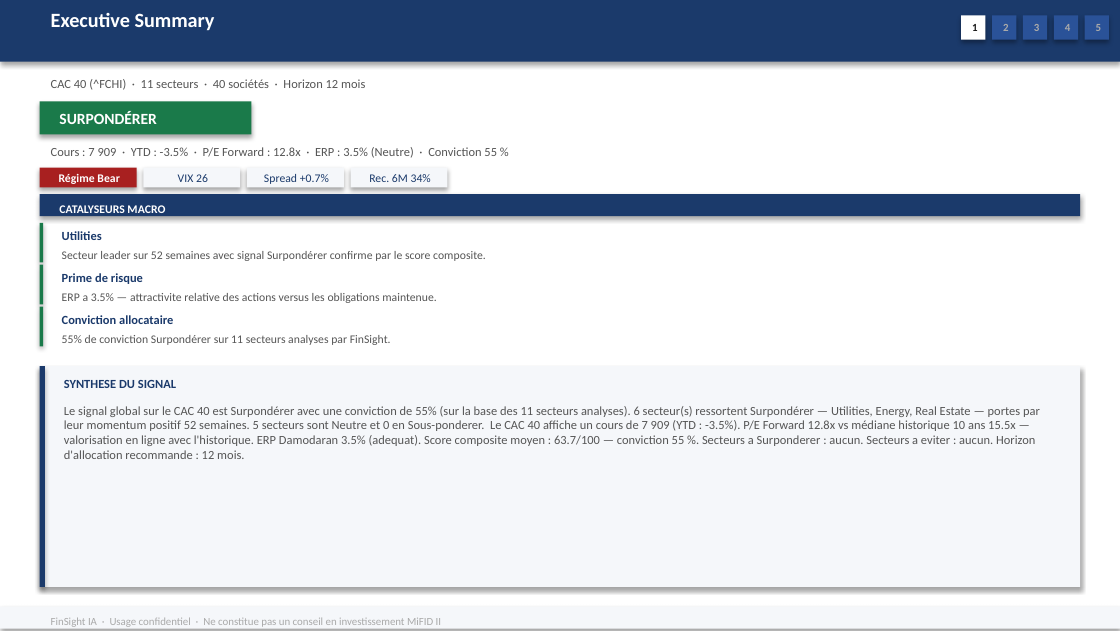
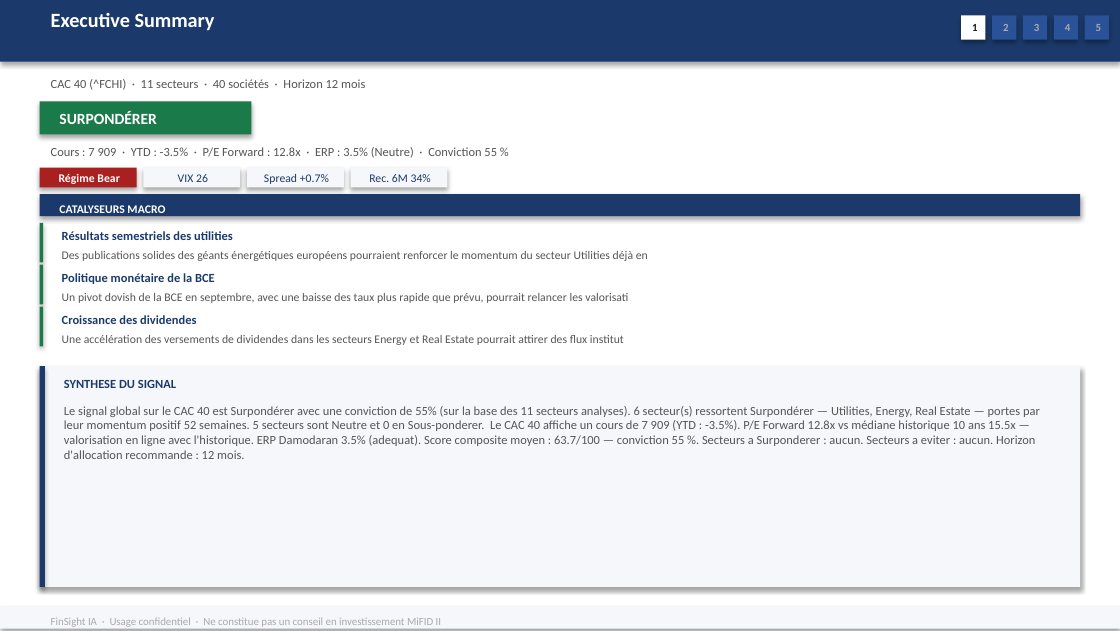
Before and after one commit to baptistejeh07-art/finsight-ia, a slide deck: slide 2 of preview/indice_CAC_40/indice_CAC_40.pptx. Drawn at 1120x631 pixels with LibreOffice and Linux fonts; fonts in the diff are those of the drawing. Boxes give left, top, right and bottom in pixels: in the first picture for what was removed or moved away, otherwise in the second. Text is boxed around its words. In the diff, an @@ line names an element or a change of style, - is before the commit and + after.

```diff
--- a/preview/indice_CAC_40/indice_CAC_40.pptx
+++ b/preview/indice_CAC_40/indice_CAC_40.pptx
@@ text at (62, 231, 233, 240): text changed @@
-Utilities
+Résultats semestriels des utilities
@@ text at (62, 251, 648, 261): text changed @@
-Secteur leader sur 52 semaines avec signal Surpondérer confirme par le score composite.
+Des publications solides des géants énergétiques européens pourraient renforcer le momentum du secteur Utilities déjà en
@@ text at (62, 273, 215, 284): text changed @@
-Prime de risque
+Politique monétaire de la BCE
@@ text at (62, 293, 628, 303): text changed @@
-ERP a 3.5% — attractivite relative des actions versus les obligations maintenue.
+Un pivot dovish de la BCE en septembre, avec une baisse des taux plus rapide que prévu, pourrait relancer les valorisati
@@ text at (62, 315, 196, 324): text changed @@
-Conviction allocataire
+Croissance des dividendes
@@ text at (62, 335, 624, 345): text changed @@
-55% de conviction Surpondérer sur 11 secteurs analyses par FinSight.
+Une accélération des versements de dividendes dans les secteurs Energy et Real Estate pourrait attirer des flux institut
```
Also in this commit, not shown: 2 other slides changed, 1 other file.
